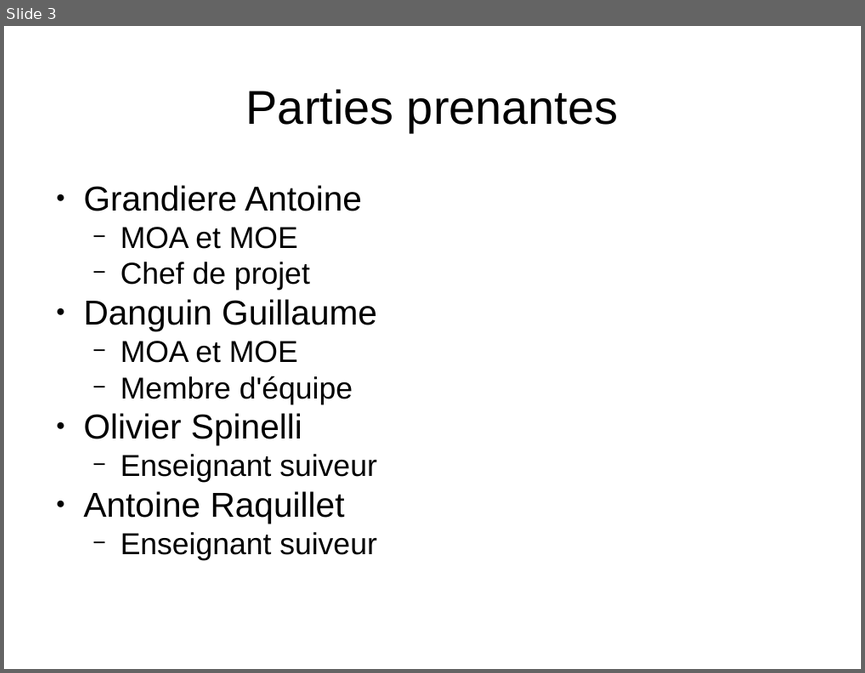
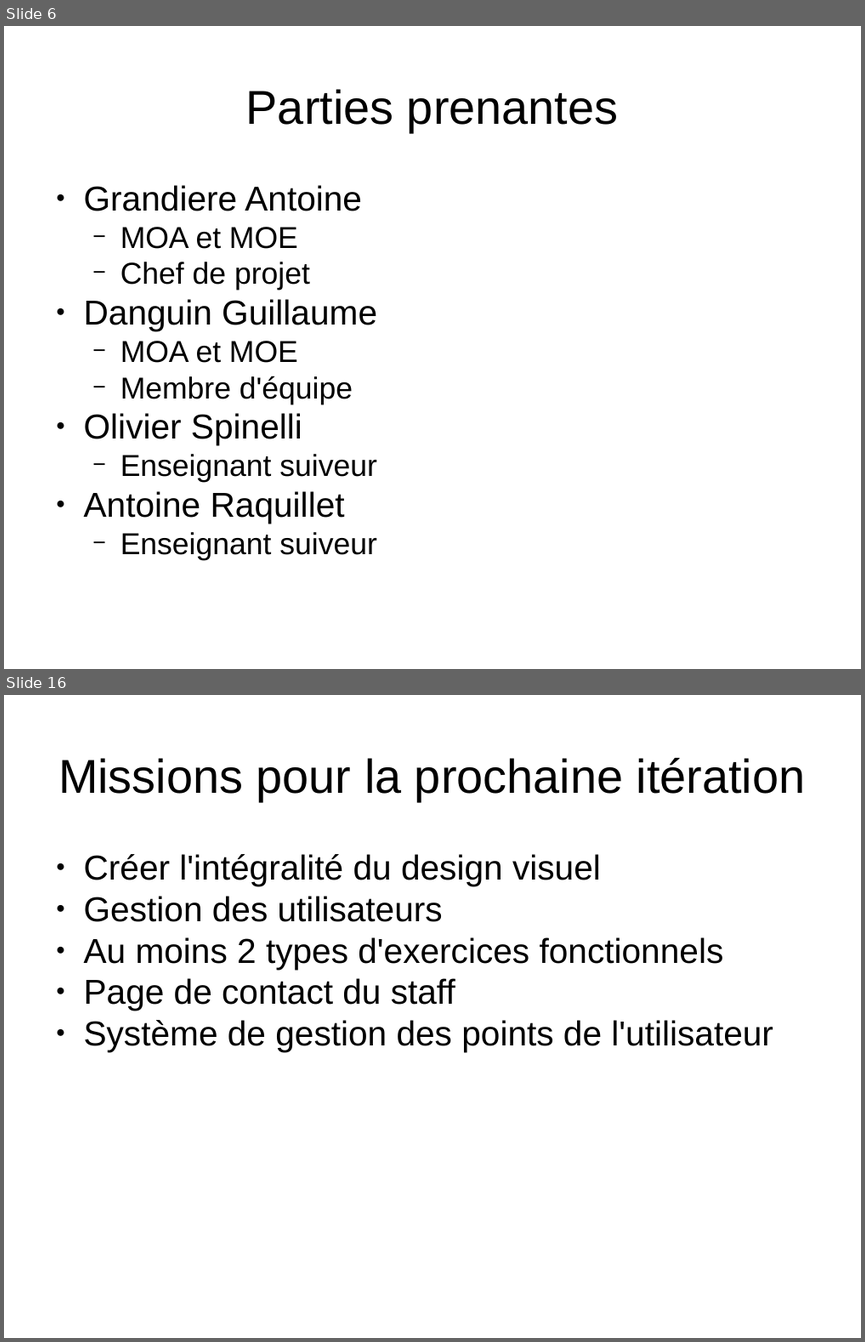
Before and after one commit to Mach12/Linguissime, a slide deck: Avant-projet/Itération 0.pptx. Shown one above the other, each under a label of ours: slide 3 before the commit, slides 6 and 16 after it; the slides between them are not shown. The pictures are 865x673 and 865x1342 pixels, drawn with LibreOffice and Linux fonts; fonts in the diff are those of the drawing. Boxes give left, top, right and bottom in pixels: in the first picture for what was removed or moved away, otherwise in the second. Text is boxed around its words. In the diff, an @@ line names an element or a change of style, - is before the commit and + after.

```diff
--- a/Avant-projet/Itération 0.pptx
+++ b/Avant-projet/Itération 0.pptx
@@ slide 16 added at box(4, 695, 861, 1338), background #FFFFFF @@
@@ text added at box(58, 758, 806, 801), 44 pt, text #000000 @@
+Missions pour la prochaine itération
@@ text added at box(84, 854, 773, 1052), 32 pt, text #000000 @@
+● Créer l'intégralité du design visuel
+● Gestion des utilisateurs
+● Au moins 2 types d'exercices fonctionnels
+● Page de contact du staff
+● Système de gestion des points de l'utilisateur
@@ what was slide 3 is now slide 6 @@
```
Also in this commit, not shown: 1 slide changed, 11 other slides added, 2 other files.
